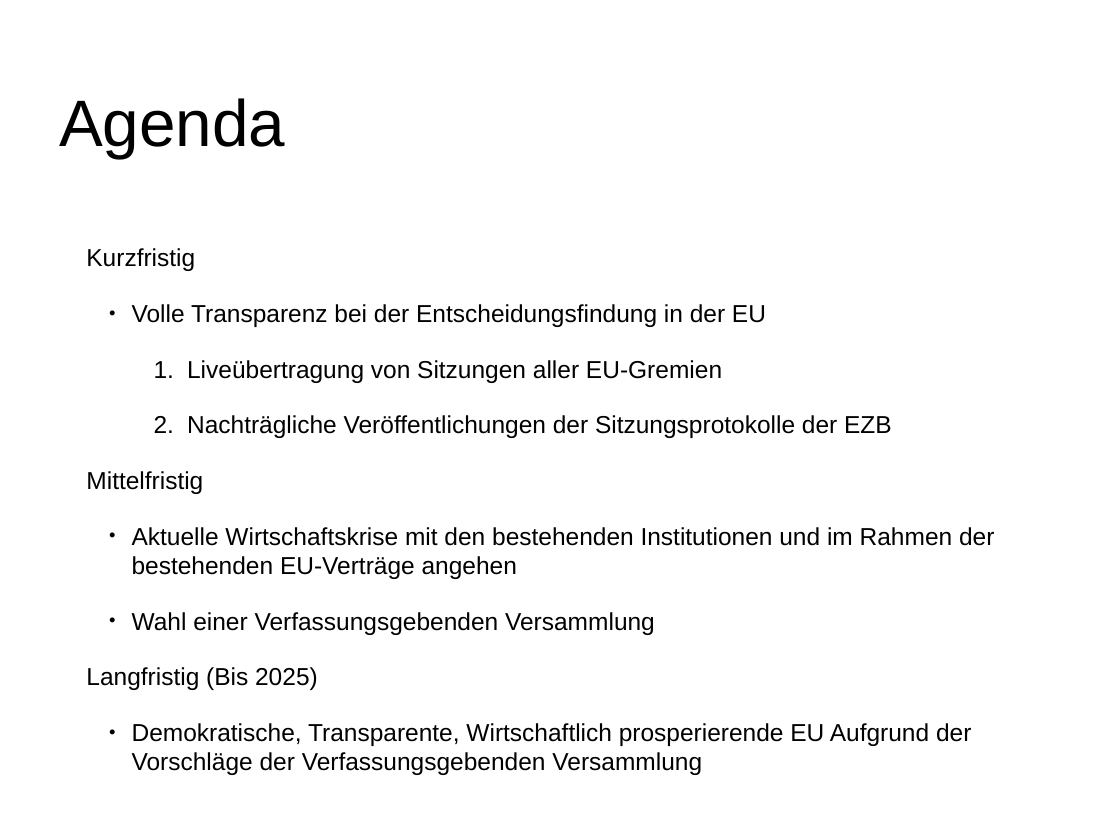
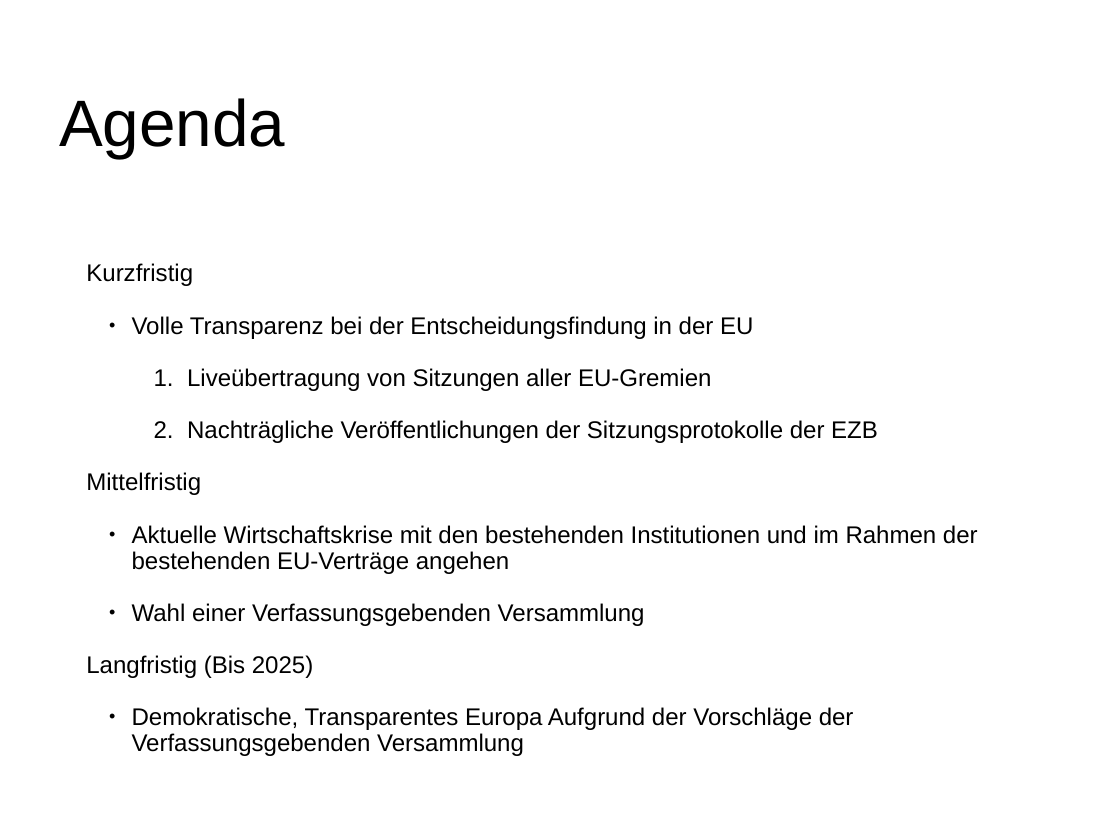
Before and after one commit to emufreak/Diem25-Documents, a slide deck: slide 3 of Diem25 Introduction DE.pptx. Drawn at 1120x840 pixels with LibreOffice and Linux fonts; fonts in the diff are those of the drawing; background and template pictures are left out. Boxes give left, top, right and bottom in pixels: in the first picture for what was removed or moved away, otherwise in the second. Text is boxed around its words. In the diff, an @@ line names an element or a change of style, - is before the commit and + after.

```diff
--- a/Diem25 Introduction DE.pptx
+++ b/Diem25 Introduction DE.pptx
@@ text at <box>86,263,978,678</box>: size 22.4 to 22 pt in "Kurzfristig", "Volle Transparenz bei der Entscheidungsfindung in der ...", "Liveübertragung von Sitzungen aller EU-Gremien", "Nachträgliche Veröffentlichungen der Sitzungsprotokolle der  ..." and 4 more places; line spacing 1 to 0.9 @@
@@ text at <box>132,707,854,756</box>: text changed; size 22.4 to 22 pt @@
-  • Demokratische, Transparente, Wirtschaftlich prosperierende EU Aufgrund der Vorschläge der Verfassungsgebenden Versammlung
+  • Demokratische, Transparentes Europa Aufgrund der Vorschläge der Verfassungsgebenden Versammlung
```
Also in this commit, not shown: 6 other slides changed, 3 other files.
